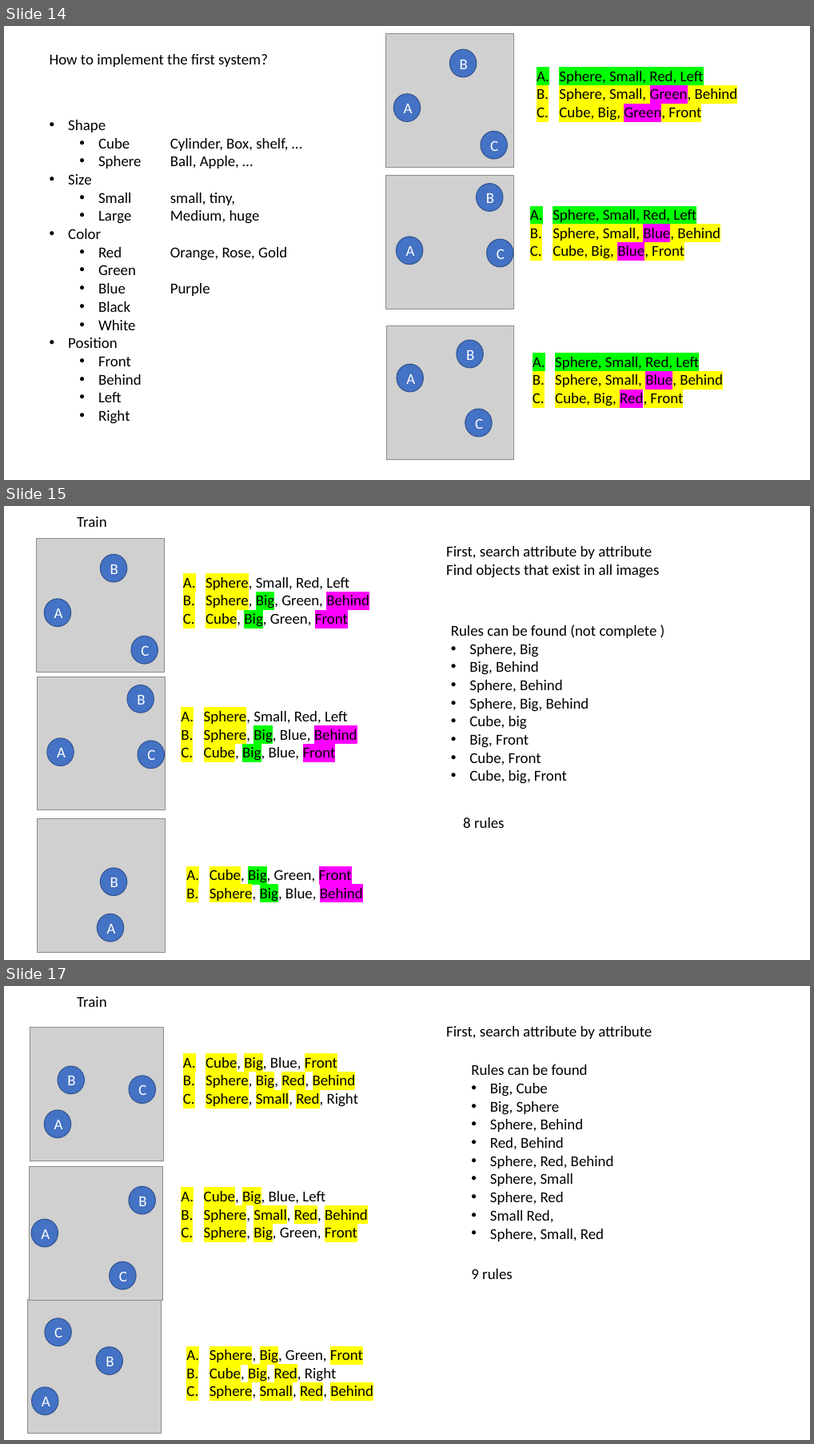
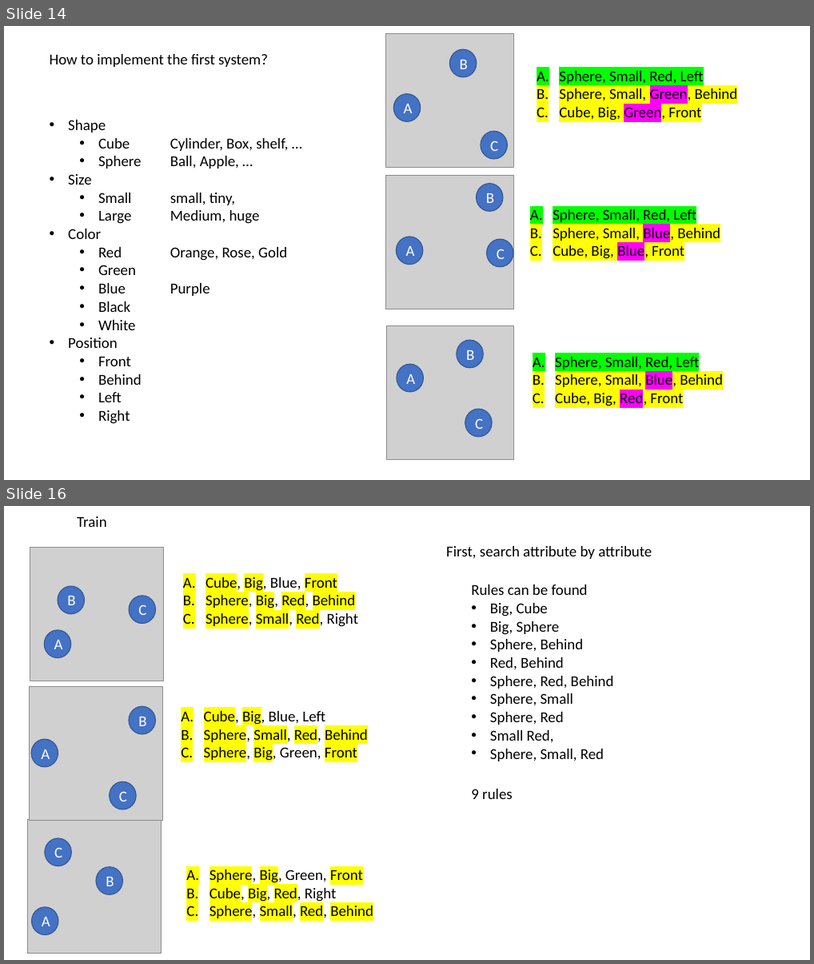
Before and after one commit to akweury/nsai_note, a slide deck: spatial_relation_vector.pptx. Shown one above the other, each under a label of ours: slides 14, 15 and 17 before the commit, slides 14 and 16 after it; the slides between them are not shown. The pictures are 814x1444 and 814x964 pixels, drawn with LibreOffice and Linux fonts; fonts in the diff are those of the drawing; grey boxes stand for pictures. Boxes give left, top, right and bottom in pixels: in the first picture for what was removed or moved away, otherwise in the second. Text is boxed around its words. In the diff, an @@ line names an element or a change of style, - is before the commit and + after.

```diff
--- a/spatial_relation_vector.pptx
+++ b/spatial_relation_vector.pptx
@@ slide 15 removed at [4, 506, 810, 960], background #FFFFFF @@
@@ text removed at [77, 516, 107, 527] @@
-Train
@@ picture removed at [37, 538, 164, 672] @@
@@ text removed at [446, 546, 660, 578] @@
-First, search attribute by attribute
-Find objects that exist in all images
@@ ellipse removed at [100, 554, 127, 582] @@
-B
@@ text removed at [206, 575, 370, 628] @@
-A. Sphere, Small, Red, Left
-B. Sphere, Big, Green, Behind
-C. Cube, Big, Green, Front
@@ ellipse removed at [44, 599, 70, 626] @@
-A
@@ text removed at [451, 624, 658, 784] @@
-Rules can be found (not complete )
-• Sphere, Big
-• Big, Behind
-• Sphere, Behind
-• Sphere, Big, Behind
-• Cube, big
-• Big, Front
-• Cube, Front
-• Cube, big, Front
@@ ellipse removed at [131, 636, 158, 664] @@
-C
@@ picture removed at [37, 676, 165, 810] @@
@@ ellipse removed at [127, 685, 154, 713] @@
-B
@@ text removed at [204, 708, 358, 762] @@
-A. Sphere, Small, Red, Left
-B. Sphere, Big, Blue, Behind
-C. Cube, Big, Blue, Front
@@ ellipse removed at [47, 738, 74, 765] @@
-A
@@ ellipse removed at [138, 740, 164, 768] @@
-C
@@ text removed at [463, 817, 505, 828] @@
-8 rules
@@ picture removed at [37, 819, 165, 952] @@
@@ ellipse removed at [100, 868, 127, 896] @@
-B
@@ text removed at [210, 867, 363, 902] @@
-A. Cube, Big, Green, Front
-B. Sphere, Big, Blue, Behind
@@ ellipse removed at [97, 914, 124, 941] @@
-A
@@ what was slide 17 is now slide 16 @@
```
Also in this commit, not shown: 1 slide changed, 3 other files.
